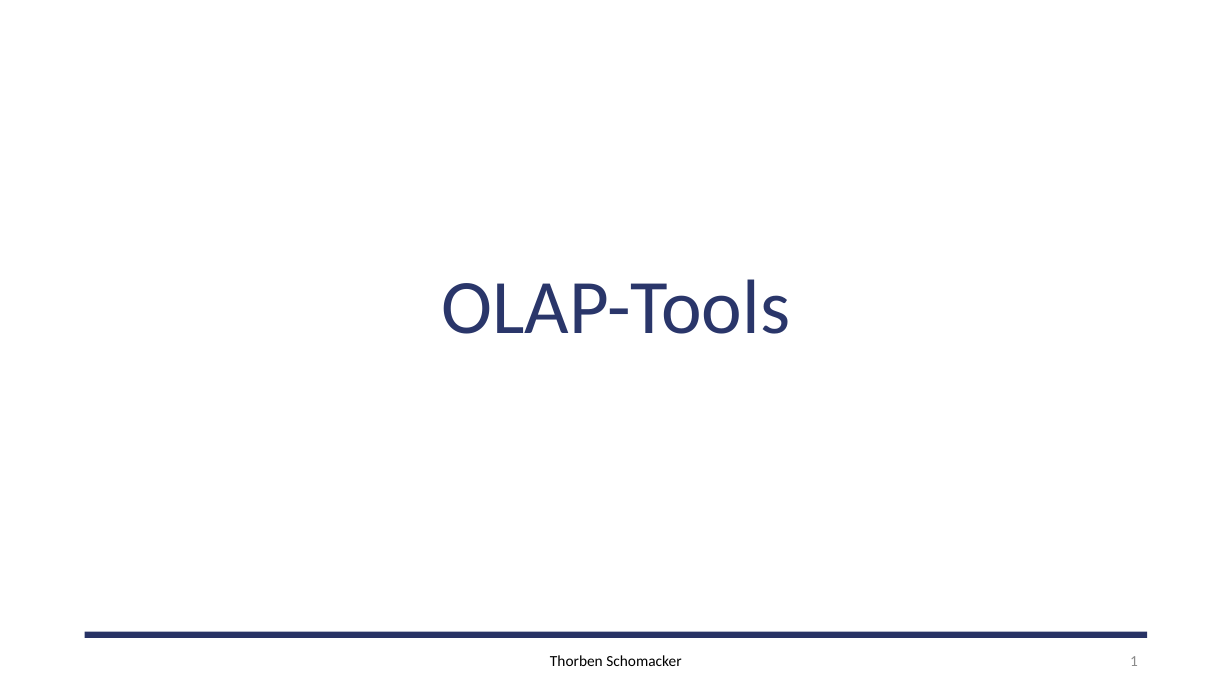
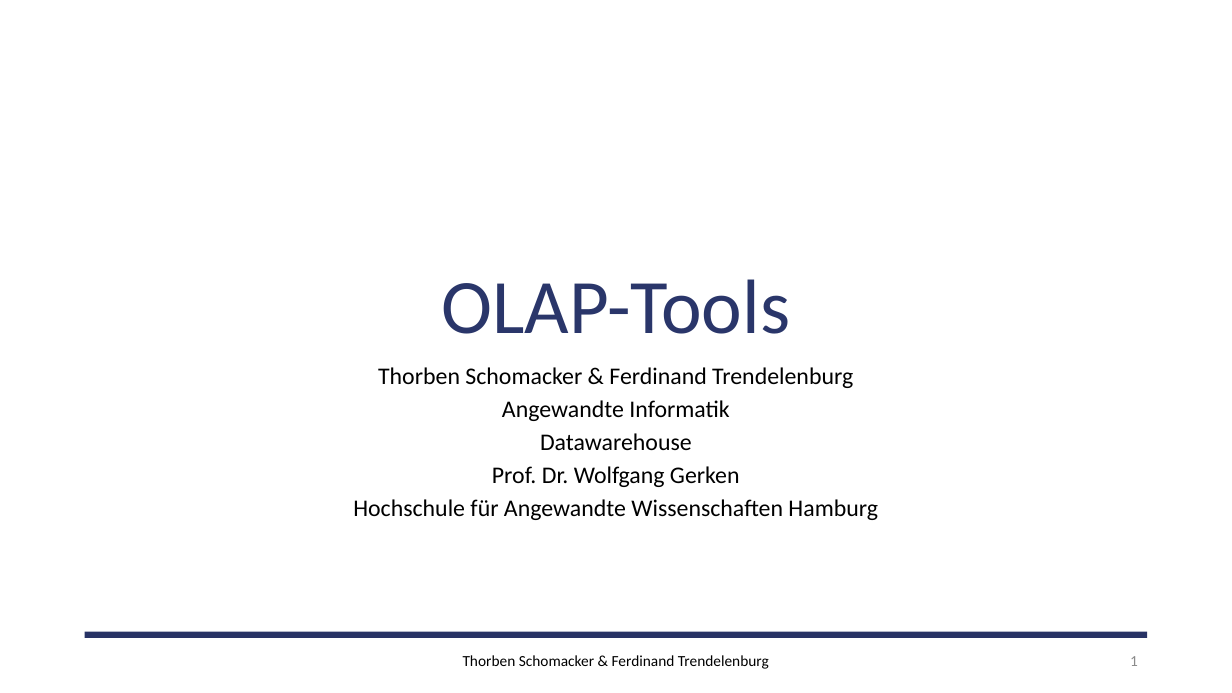
Before and after one commit to TeamOhneNamen/haw.bai.dw, a slide deck: slide 1 of 05/trendelenburg_schomacker.pptx. Drawn at 1232x693 pixels with LibreOffice and Linux fonts; fonts in the diff are those of the drawing; background and template pictures are left out. Boxes give left, top, right and bottom in pixels: in the first picture for what was removed or moved away, otherwise in the second. Text is boxed around its words. In the diff, an @@ line names an element or a change of style, - is before the commit and + after.

```diff
--- a/05/trendelenburg_schomacker.pptx
+++ b/05/trendelenburg_schomacker.pptx
@@ subtitle added at <box>353,367,878,520</box>, 18.6 pt, text #000000 @@
+Thorben Schomacker & Ferdinand Trendelenburg
+Angewandte Informatik
+Datawarehouse
+Prof. Dr. Wolfgang Gerken
+Hochschule für Angewandte Wissenschaften Hamburg
@@ text at <box>463,655,769,669</box>: text changed @@
-Thorben Schomacker
+Thorben Schomacker & Ferdinand Trendelenburg
```
Also in this commit, not shown: 15 other slides changed, 10 slides added, 2 other files.
